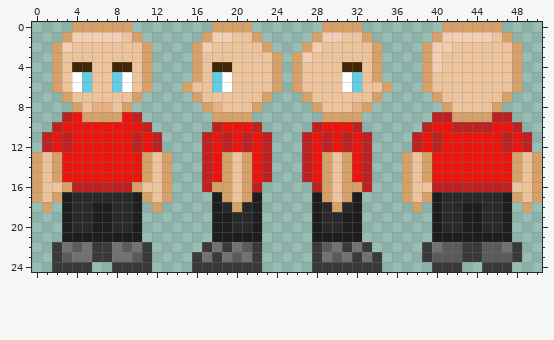
Pixel-art sprite: Assets/Sprites/NPC/SellerNPC.png. This is how it looked before the edit.
The file is 51x25 pixels.
Once edited:
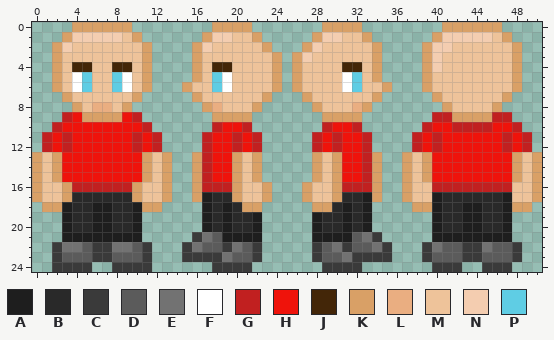
Palette (. is transparent): A #1e1e1e  B #292929  C #3a3a3a  D #5b5b5b  E #727272  F #ffffff  G #c12020  H #ef130b  J #432608  K #d9a066  L #eaae81  M #eec39a  N #f4cdb0  P #5fcde4
The exact change:
{"y":10,"x":21,"old":"HG","new":"G."}
{"y":10,"x":28,"old":"GH","new":".G"}
{"y":11,"x":19,"old":"GHGHG","new":"HGHG."}
{"y":11,"x":27,"old":"GHGHG","new":".GHGH"}
{"y":12,"x":19,"old":"GHGHG","new":"HGHG."}
{"y":12,"x":27,"old":"GHGHG","new":".GHGH"}
{"y":13,"x":16,"old":".","new":"K"}
{"y":13,"x":19,"old":"KMKHG","new":"HKMK."}
{"y":13,"x":27,"old":"GHKMK","new":".KMKH"}
{"y":13,"x":34,"old":".","new":"K"}
{"y":14,"x":16,"old":".","new":"K"}
{"y":14,"x":19,"old":"KMKHG","new":"HKMK."}
{"y":14,"x":27,"old":"GHKMK","new":".KMKH"}
{"y":14,"x":34,"old":".","new":"K"}
{"y":15,"x":16,"old":".","new":"K"}
{"y":15,"x":19,"old":"KMKHG","new":"HKMK."}
{"y":15,"x":27,"old":"GHKMK","new":".KMKH"}
{"y":15,"x":34,"old":".","new":"K"}
{"y":16,"x":16,"old":".","new":"K"}
{"y":16,"x":18,"old":"KKMKG.","new":"GGKMMK"}
{"y":16,"x":27,"old":".GKMKK","new":"KMMKGG"}
{"y":16,"x":34,"old":".","new":"K"}
{"y":17,"x":2,"old":"KA","new":"MK"}
{"y":17,"x":10,"old":"AK","new":"KM"}
{"y":17,"x":16,"old":"..AKMKA.","new":"KABBKMMK"}
{"y":17,"x":27,"old":".AKMKA..","new":"KMMKBBAK"}
{"y":17,"x":39,"old":"K","new":"M"}
{"y":17,"x":48,"old":"K","new":"M"}
{"y":18,"x":2,"old":".","new":"K"}
{"y":18,"x":11,"old":".","new":"K"}
{"y":18,"x":17,"old":".ABKBA","new":"ABABKK"}
{"y":18,"x":28,"old":"ABKBA.","new":"KKBABA"}
{"y":18,"x":39,"old":".","new":"K"}
{"y":18,"x":48,"old":".","new":"K"}
{"y":19,"x":17,"old":".A","new":"AB"}
{"y":19,"x":32,"old":"A.","new":"BA"}
{"y":20,"x":17,"old":".A","new":"AB"}
{"y":20,"x":32,"old":"A.","new":"BA"}
{"y":21,"x":16,"old":"..A","new":"CED"}
{"y":21,"x":32,"old":"A..","new":"DEC"}
{"y":22,"x":4,"old":"DE","new":"ED"}
{"y":22,"x":9,"old":"DE","new":"ED"}
{"y":22,"x":15,"old":"..CE","new":"CEDD"}
{"y":22,"x":32,"old":"EC..","new":"DDEC"}
{"y":22,"x":45,"old":"D","new":"E"}
{"y":22,"x":47,"old":"E","new":"D"}
{"y":23,"x":4,"old":"EE","new":"DD"}
{"y":23,"x":8,"old":"EE","new":"DD"}
{"y":23,"x":15,"old":".","new":"C"}
{"y":23,"x":17,"old":"E","new":"C"}
{"y":23,"x":21,"old":"E","new":"D"}
{"y":23,"x":29,"old":"E","new":"D"}
{"y":23,"x":33,"old":"E","new":"C"}
{"y":23,"x":35,"old":".","new":"C"}
{"y":24,"x":16,"old":"CC","new":".."}
{"y":24,"x":22,"old":"C","new":"."}
{"y":24,"x":28,"old":"C","new":"."}
{"y":24,"x":33,"old":"CC","new":".."}
